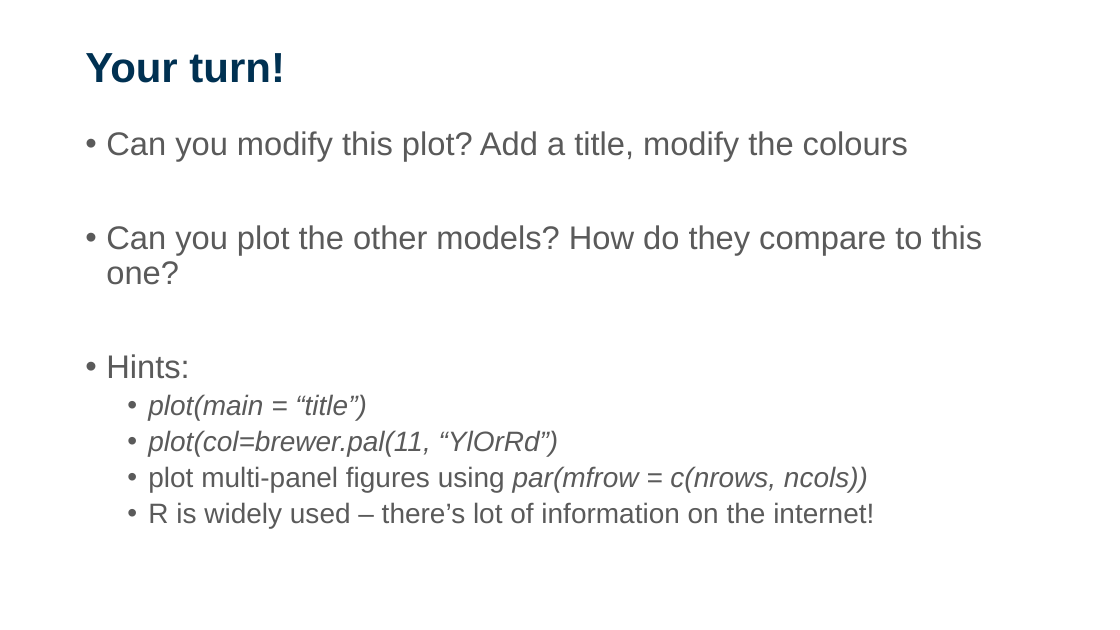
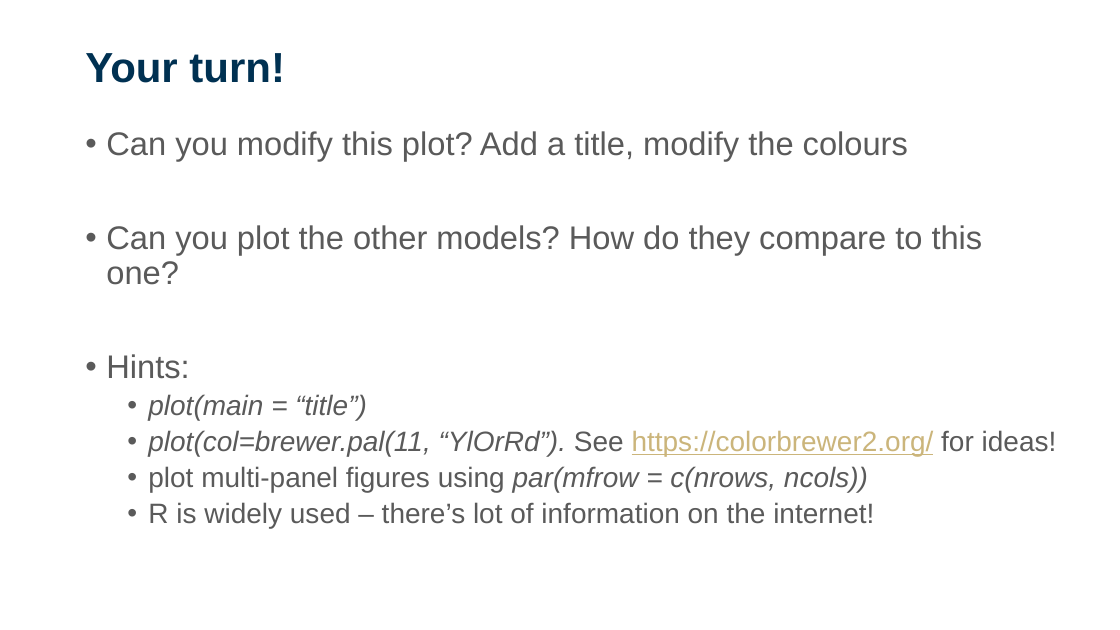
Before and after one commit to sdesrosiers1989/ICCB_Projections, a slide deck: slide 20 of ICCB2025_Session2_ClimateProjections.pptx. Drawn at 1120x630 pixels with LibreOffice and Linux fonts; fonts in the diff are those of the drawing; background and template pictures are left out. Boxes give left, top, right and bottom in pixels: in the first picture for what was removed or moved away, otherwise in the second. Text is boxed around its words. In the diff, an @@ line names an element or a change of style, - is before the commit and + after.

```diff
--- a/ICCB2025_Session2_ClimateProjections.pptx
+++ b/ICCB2025_Session2_ClimateProjections.pptx
@@ text at (148,430,1057,456): text changed; italic off @@
-  • plot(col=brewer.pal(11, “YlOrRd”)
+  • plot(col=brewer.pal(11, “YlOrRd”). See https://colorbrewer2.org/ for ideas!
```
Also in this commit, not shown: 5 other slides changed, 1 other file.
